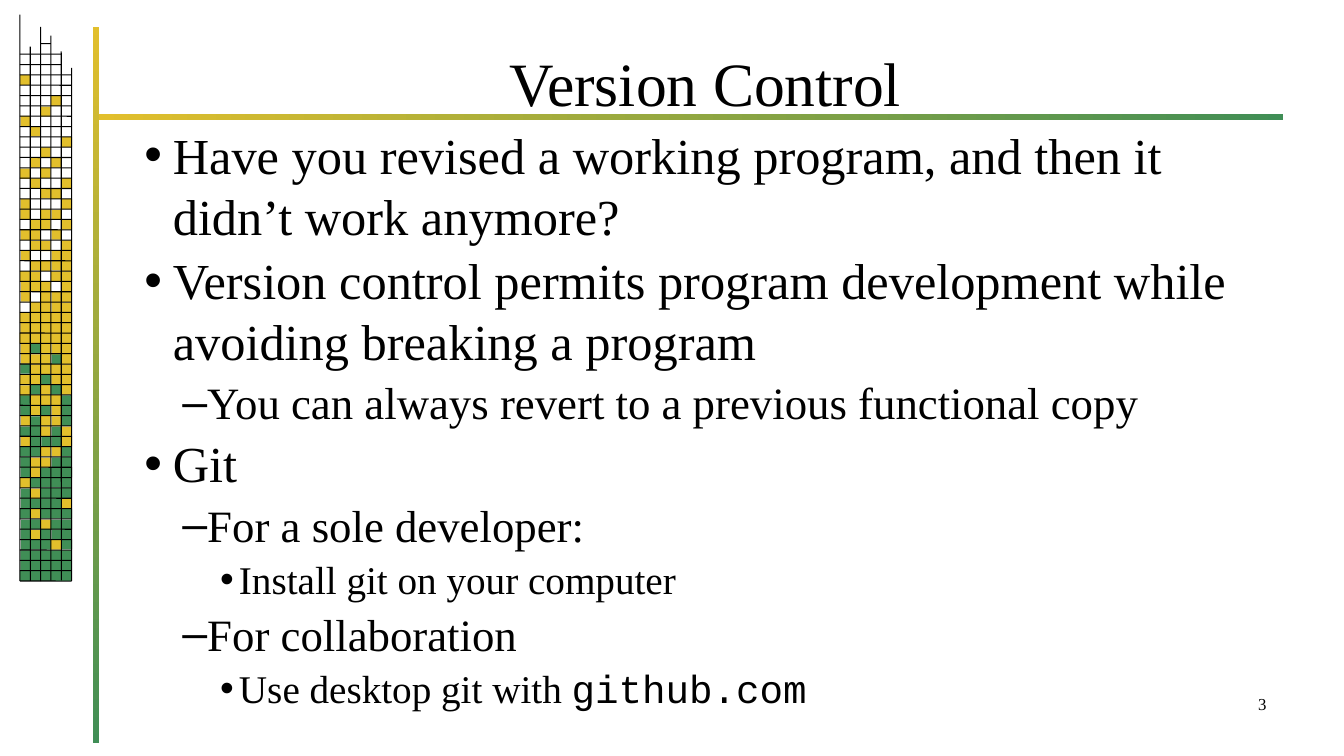
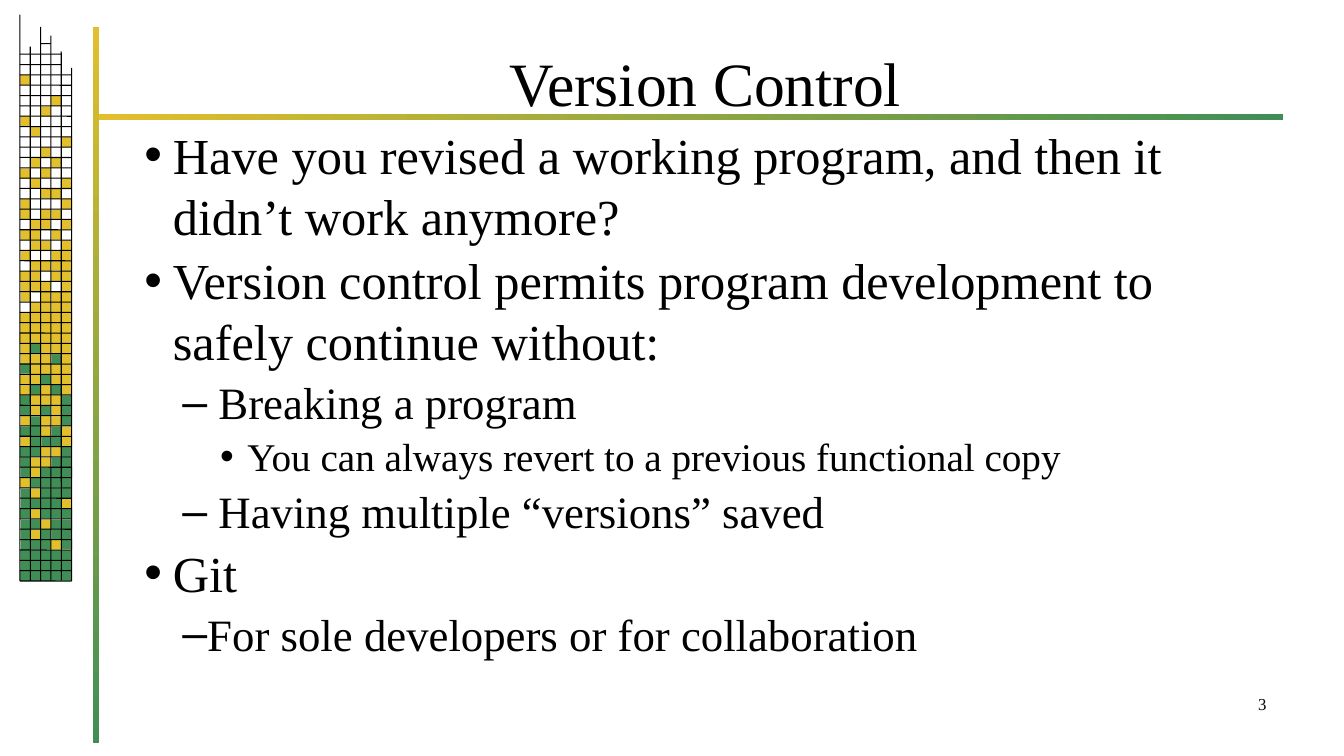
Before and after one commit to jrb28/git, a slide deck: slide 3 of 26bGit.pptx. Drawn at 1344x756 pixels with LibreOffice and Linux fonts; fonts in the diff are those of the drawing; background and template pictures are left out. Boxes give left, top, right and bottom in pixels: in the first picture for what was removed or moved away, otherwise in the second. Text is boxed around its words. In the diff, an @@ line names an element or a change of style, - is before the commit and + after.

Commit message:
Revise PPT and code

```diff
--- a/26bGit.pptx
+++ b/26bGit.pptx
@@ text at [173, 264, 1153, 428]: text changed @@
-• Version control permits program development while avoiding breaking a program
+• Version control permits program development to safely continue without:
+  – Breaking a program
@@ text at [247, 443, 1061, 479]: size 32 to 28 pt in "You can always revert to a previous ..."; bullet – to •; list level 2 to 3 in "You can always revert to ..." @@
@@ text at [218, 497, 824, 538]: paragraph added @@
+  – Having multiple “versions” saved
@@ text at [207, 619, 917, 660]: text changed; size 28 to 32 pt @@
-  – For a sole developer:
-    • Install git on your computer
-  – For collaboration
-    • Use desktop git with github.com
+  – For sole developers or for collaboration
```
Also in this commit, not shown: 22 other slides changed, 1 other file.
